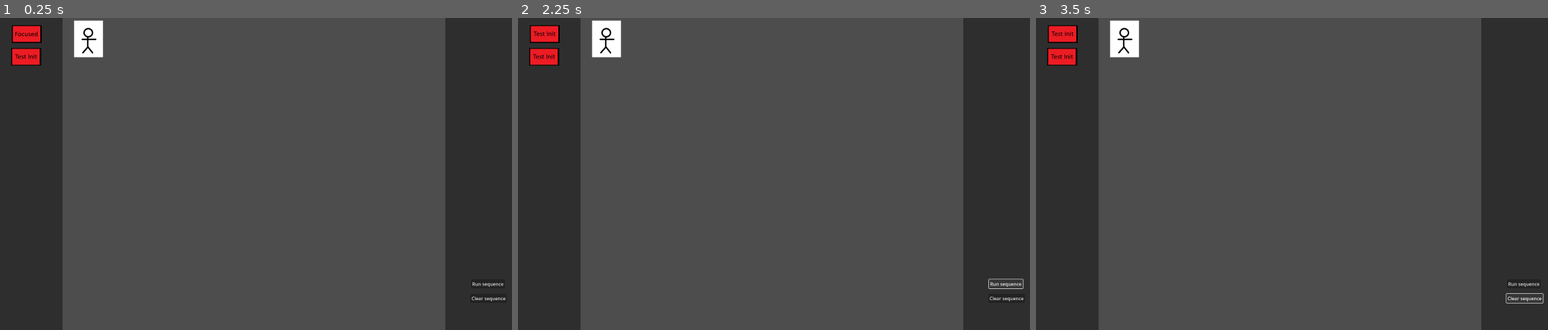
Above: before the commit, frames 1-3 (left to right).
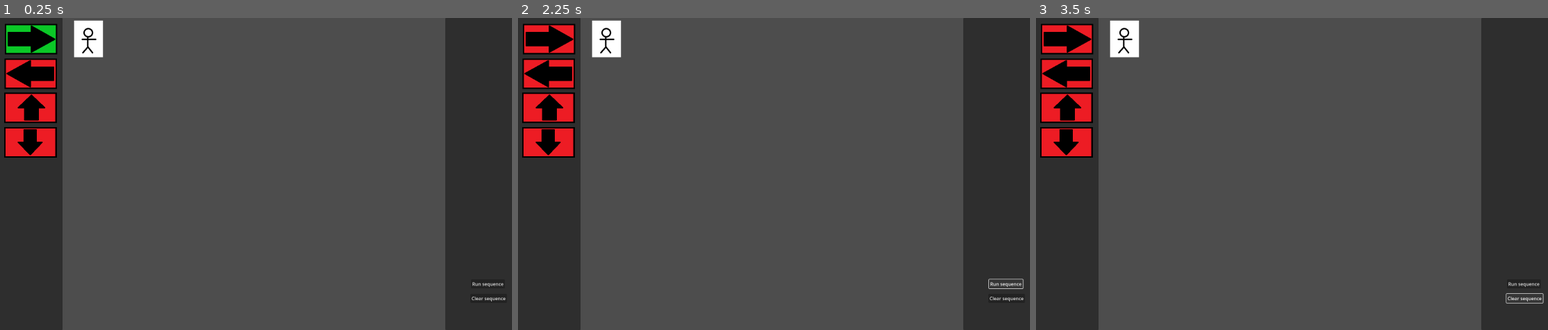
Above: after the commit, the same moments.

Repository: HumaidEbrahim/Arcademia
Game: Godot game, scene res://ui/blocks/scenes/main_ui.tscn
The game is run twice, just before and just after one commit, with the same random seed, the same clock (stepped at 60 frames per second) and the same inputs. The project has no main scene, so this scene is started directly.
Inputs (mouse positions are in pixels of both pictures, inside the frame that each line leads up to):
- Up to frame 1 (0.25 s): no input
- Up to frame 2 (2.25 s): click (543, 33) at 0.52 s; click (548, 39) at 1.27 s; click "Run sequence" at 2 s
- Up to frame 3 (3.5 s): click "Clear sequence" at 2.75 s

The runs differ from the first frame. In frame 1, 4.0% of the frame differs, in the area x 0-12%, y 2-45%; in frame 2, 3.9%; in frame 3, 3.9%.

Commit message:
Added Movement under SpriteAnimation

Diff:
--- a/ui/blocks/scenes/main_ui.tscn
+++ b/ui/blocks/scenes/main_ui.tscn
@@ -1,12 +1,17 @@
-[gd_scene load_steps=9 format=3 uid="uid://c4phshtsyfg0g"]
+[gd_scene load_steps=14 format=3 uid="uid://c4phshtsyfg0g"]
 
 [ext_resource type="Script" uid="uid://ciadw632faq78" path="res://ui/blocks/scripts/main_ui.gd" id="1_bqloa"]
-[ext_resource type="Texture2D" uid="uid://dvv183ecruxmd" path="res://assets/RuansTestingBtns/Test_init.png" id="2_5b30w"]
-[ext_resource type="Texture2D" uid="uid://c6da3scxvj1mu" path="res://assets/RuansTestingBtns/Test_press.png" id="3_bqloa"]
-[ext_resource type="Texture2D" uid="uid://xffekfsf3ji8" path="res://assets/RuansTestingBtns/Test_focus.png" id="5_kfyrt"]
-[ext_resource type="Script" uid="uid://23w4fakj588m" path="res://ui/blocks/scripts/do_something_btn.gd" id="6_ot0qh"]
-[ext_resource type="Script" uid="uid://gy6jb7d07ms" path="res://ui/blocks/scripts/do_something_btn2.gd" id="6_whp6t"]
+[ext_resource type="Texture2D" uid="uid://dvibbu1iiuojk" path="res://assets/JuaneBtns/Left_Initial.png" id="3_ot0qh"]
+[ext_resource type="Texture2D" uid="uid://b2uofxt5htpes" path="res://assets/JuaneBtns/Left_Press.png" id="4_whp6t"]
+[ext_resource type="Texture2D" uid="uid://dupme3aefsvg0" path="res://assets/JuaneBtns/Left_Focus.png" id="5_eyw15"]
+[ext_resource type="Texture2D" uid="uid://wl3o185w7837" path="res://assets/JuaneBtns/Up_Initial.png" id="6_pbjw5"]
+[ext_resource type="PackedScene" uid="uid://dg2f0pnewvy4r" path="res://ui/blocks/scenes/move_button.tscn" id="7_eyw15"]
+[ext_resource type="Texture2D" uid="uid://woi00i0cp00y" path="res://assets/JuaneBtns/Up_Press.png" id="7_sje6e"]
 [ext_resource type="Texture2D" uid="uid://co46fgqiwys6" path="res://assets/RuansTestingStickmen/sticky.png" id="7_whp6t"]
+[ext_resource type="Texture2D" uid="uid://cwfxgfnw3t53u" path="res://assets/JuaneBtns/Up_Focus.png" id="8_ol5qr"]
+[ext_resource type="Texture2D" uid="uid://dsodvg4fpsjor" path="res://assets/JuaneBtns/Down_Initial.png" id="9_kdqsy"]
+[ext_resource type="Texture2D" uid="uid://c4y5m20oneyqr" path="res://assets/JuaneBtns/Down_Press.png" id="10_r40k7"]
+[ext_resource type="Texture2D" uid="uid://cppd6bamyv27c" path="res://assets/JuaneBtns/Down_Focus.png" id="11_rdbyt"]
 
 [sub_resource type="CapsuleShape2D" id="CapsuleShape2D_eyw15"]
 radius = 31.0
@@ -42,35 +47,65 @@
 size_flags_horizontal = 4
 size_flags_vertical = 0
 
-[node name="do_something" type="Control" parent="HBoxContainer/FunctionPanel/VBoxContainer"]
+[node name="Move_Right" parent="HBoxContainer/FunctionPanel/VBoxContainer" instance=ExtResource("7_eyw15")]
 layout_mode = 2
 
-[node name="doSomethingBtn" type="TextureButton" parent="HBoxContainer/FunctionPanel/VBoxContainer/do_something"]
-layout_mode = 0
-offset_left = -26.0
-offset_top = 25.0
-offset_right = 78.0
-offset_bottom = 86.0
-texture_normal = ExtResource("2_5b30w")
-texture_pressed = ExtResource("3_bqloa")
-texture_focused = ExtResource("5_kfyrt")
-script = ExtResource("6_ot0qh")
+[node name="Action_Button" parent="HBoxContainer/FunctionPanel/VBoxContainer/Move_Right" index="0"]
+offset_left = -50.0
+offset_top = 20.0
+offset_right = 132.0
+offset_bottom = 126.0
+grow_horizontal = 2
+grow_vertical = 2
 target_sprite = NodePath("../../../../GameArea/SubViewportContainer/SubViewport/Player")
 
-[node name="do_something2" type="Control" parent="HBoxContainer/FunctionPanel/VBoxContainer"]
+[node name="Move_Left" parent="HBoxContainer/FunctionPanel/VBoxContainer" instance=ExtResource("7_eyw15")]
 layout_mode = 2
 
-[node name="doSomethingBtn" type="TextureButton" parent="HBoxContainer/FunctionPanel/VBoxContainer/do_something2"]
-layout_mode = 0
-offset_left = -28.0
-offset_top = 100.0
-offset_right = 76.0
-offset_bottom = 161.0
-texture_normal = ExtResource("2_5b30w")
-texture_pressed = ExtResource("3_bqloa")
-texture_focused = ExtResource("5_kfyrt")
-script = ExtResource("6_whp6t")
+[node name="Action_Button" parent="HBoxContainer/FunctionPanel/VBoxContainer/Move_Left" index="0"]
+offset_left = -51.0
+offset_top = 136.0
+offset_right = 131.0
+offset_bottom = 242.0
+grow_horizontal = 2
+grow_vertical = 2
+texture_normal = ExtResource("3_ot0qh")
+texture_pressed = ExtResource("4_whp6t")
+texture_focused = ExtResource("5_eyw15")
 target_sprite = NodePath("../../../../GameArea/SubViewportContainer/SubViewport/Player")
+move_direction = "Left"
+
+[node name="Move_Up" parent="HBoxContainer/FunctionPanel/VBoxContainer" instance=ExtResource("7_eyw15")]
+layout_mode = 2
+
+[node name="Action_Button" parent="HBoxContainer/FunctionPanel/VBoxContainer/Move_Up" index="0"]
+offset_left = -52.0
+offset_top = 250.0
+offset_right = 130.0
+offset_bottom = 356.0
+grow_horizontal = 2
+grow_vertical = 2
+texture_normal = ExtResource("6_pbjw5")
+texture_pressed = ExtResource("7_sje6e")
+texture_focused = ExtResource("8_ol5qr")
+target_sprite = NodePath("../../../../GameArea/SubViewportContainer/SubViewport/Player")
+move_direction = "Up"
+
+[node name="Move_Down" parent="HBoxContainer/FunctionPanel/VBoxContainer" instance=ExtResource("7_eyw15")]
+layout_mode = 2
+
+[node name="Action_Button" parent="HBoxContainer/FunctionPanel/VBoxContainer/Move_Down" index="0"]
+offset_left = -52.0
+offset_top = 365.0
+offset_right = 130.0
+offset_bottom = 471.0
+grow_horizontal = 2
+grow_vertical = 2
+texture_normal = ExtResource("9_kdqsy")
+texture_pressed = ExtResource("10_r40k7")
+texture_focused = ExtResource("11_rdbyt")
+target_sprite = NodePath("../../../../GameArea/SubViewportContainer/SubViewport/Player")
+move_direction = "Down"
 
 [node name="GameArea" type="PanelContainer" parent="HBoxContainer"]
 layout_mode = 2
@@ -127,3 +162,8 @@
 
 [connection signal="pressed" from="HBoxContainer/ScriptPanel/RunClear/Run" to="." method="_on_run_pressed"]
 [connection signal="pressed" from="HBoxContainer/ScriptPanel/RunClear/Clear" to="." method="_on_clear_pressed"]
+
+[editable path="HBoxContainer/FunctionPanel/VBoxContainer/Move_Right"]
+[editable path="HBoxContainer/FunctionPanel/VBoxContainer/Move_Left"]
+[editable path="HBoxContainer/FunctionPanel/VBoxContainer/Move_Up"]
+[editable path="HBoxContainer/FunctionPanel/VBoxContainer/Move_Down"]
--- /dev/null
+++ b/ui/blocks/scenes/move_button.tscn
@@ -0,0 +1,28 @@
+[gd_scene load_steps=5 format=3 uid="uid://dg2f0pnewvy4r"]
+
+[ext_resource type="Texture2D" uid="uid://ddbbfmiy1t1kg" path="res://assets/JuaneBtns/Right_Initial.png" id="1_cudjs"]
+[ext_resource type="Script" uid="uid://23w4fakj588m" path="res://ui/blocks/scripts/do_something_btn.gd" id="1_fjyw8"]
+[ext_resource type="Texture2D" uid="uid://cxstwwd8itcya" path="res://assets/JuaneBtns/Right_Press.png" id="2_ibt2a"]
+[ext_resource type="Texture2D" uid="uid://dfnna4qla16dk" path="res://assets/JuaneBtns/Right_Focus.png" id="3_nker2"]
+
+[node name="Move_Button" type="Control"]
+layout_mode = 3
+anchor_right = 0.095
+anchor_bottom = 0.099
+offset_right = -0.400009
+offset_bottom = 0.0799942
+grow_horizontal = 2
+
+[node name="Action_Button" type="TextureButton" parent="."]
+layout_mode = 1
+anchors_preset = 15
+anchor_right = 1.0
+anchor_bottom = 1.0
+offset_right = -78.0
+offset_bottom = -42.0
+grow_horizontal = 2
+grow_vertical = 2
+texture_normal = ExtResource("1_cudjs")
+texture_pressed = ExtResource("2_ibt2a")
+texture_focused = ExtResource("3_nker2")
+script = ExtResource("1_fjyw8")
--- a/ui/blocks/scripts/do_something_btn.gd
+++ b/ui/blocks/scripts/do_something_btn.gd
@@ -3,28 +3,57 @@
 signal finished
 
 @export var target_sprite: NodePath
+@export var step_size: int = 50
+@export var move_duration: float = 0.5
+@export var move_direction: String = "Right"
 
+var move_offset: Vector2 = Vector2.ZERO
 var sprite: Area2D
 
 # Called when the node enters the scene tree for the first time.
 func _ready() -> void:
-	pass
+	sprite = get_parent().get_parent().get_parent().find_child("Player") as Area2D
+
+	# Convert string to vector
+	# Convert string to vector using match statement properly
+	match move_direction.to_lower():
+		"right":
+			move_offset = Vector2(step_size, 0)
+		"left":
+			move_offset = Vector2(-step_size, 0)
+		"up":
+			move_offset = Vector2(0, -step_size)
+		"down":
+			move_offset = Vector2(0, step_size)
+		_:
+			move_offset = Vector2.ZERO
 
 # Called every frame. 'delta' is the elapsed time since the previous frame.
 func _process(delta: float) -> void:
 	pass
 
 func spriteAnimation() -> void:
-	sprite = get_parent().get_parent().get_parent().find_child("Player") as Area2D
+	if not sprite:
+		push_error("Player not assigned")
+		return
 
-	#var sprite = get_node(target_sprite) as Area2D
-	sprite.position.x += 50
+	var start_pos = sprite.position
+	var end_pos = start_pos + move_offset
+	var elapsed = 0.0
 
-	#add delay
+	while elapsed < move_duration:
+		var delta = get_process_delta_time()
+		elapsed += delta
+		sprite.position = start_pos.lerp(end_pos, min(elapsed / move_duration, 1))
+		await get_tree().process_frame
+
+	sprite.position = end_pos
+
+	# Add delay
 	await get_tree().create_timer(0.5).timeout
 
 	#IMPORTANT - Send finished signal so next item in que can start
 	emit_signal("finished")
 
 func _on_pressed() -> void:
-	spriteAnimation()
+	await spriteAnimation()
--- a/ui/blocks/scripts/main_ui.gd
+++ b/ui/blocks/scripts/main_ui.gd
@@ -10,7 +10,7 @@
 # Called when the node enters the scene tree for the first time.
 func _ready() -> void:
 	#Grab focus on launch
-	$HBoxContainer/FunctionPanel/VBoxContainer/do_something/doSomethingBtn.grab_focus()
+	$HBoxContainer/FunctionPanel/VBoxContainer/Move_Right/Action_Button.grab_focus()
 
 # Called every frame. 'delta' is the elapsed time since the previous frame.
 func _process(delta: float) -> void:
Binary file added: assets/JuaneBtns/Down_Focus.png
Not shown, added: assets/JuaneBtns/Down_Focus.png.import
Binary file added: assets/JuaneBtns/Down_Initial.png
Not shown, added: assets/JuaneBtns/Down_Initial.png.import
Binary file added: assets/JuaneBtns/Down_Press.png
Not shown, added: assets/JuaneBtns/Down_Press.png.import
Binary file added: assets/JuaneBtns/Left_Focus.png
Not shown, added: assets/JuaneBtns/Left_Focus.png.import
Binary file added: assets/JuaneBtns/Left_Initial.png
Not shown, added: assets/JuaneBtns/Left_Initial.png.import
Binary file added: assets/JuaneBtns/Left_Press.png
Not shown, added: assets/JuaneBtns/Left_Press.png.import
(and 13 more such lines)
